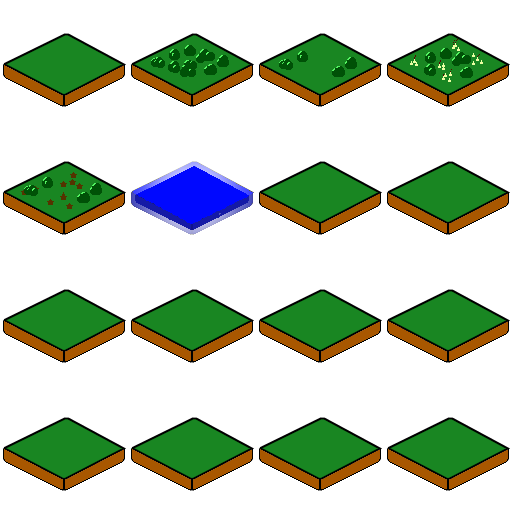
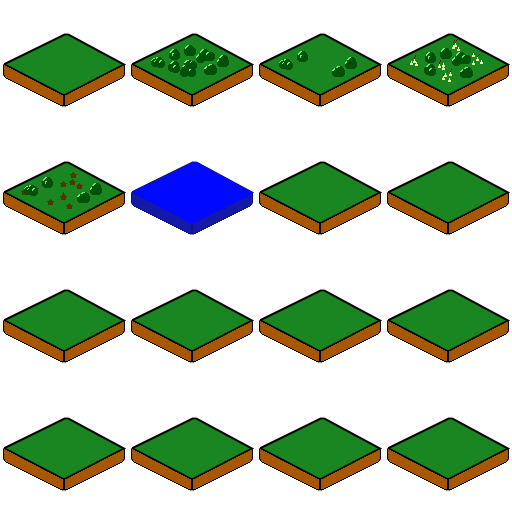
Revision of a layered 512×512 image; what changed, layer by layer:
painted on "Bases" over [131, 161, 254, 235]
